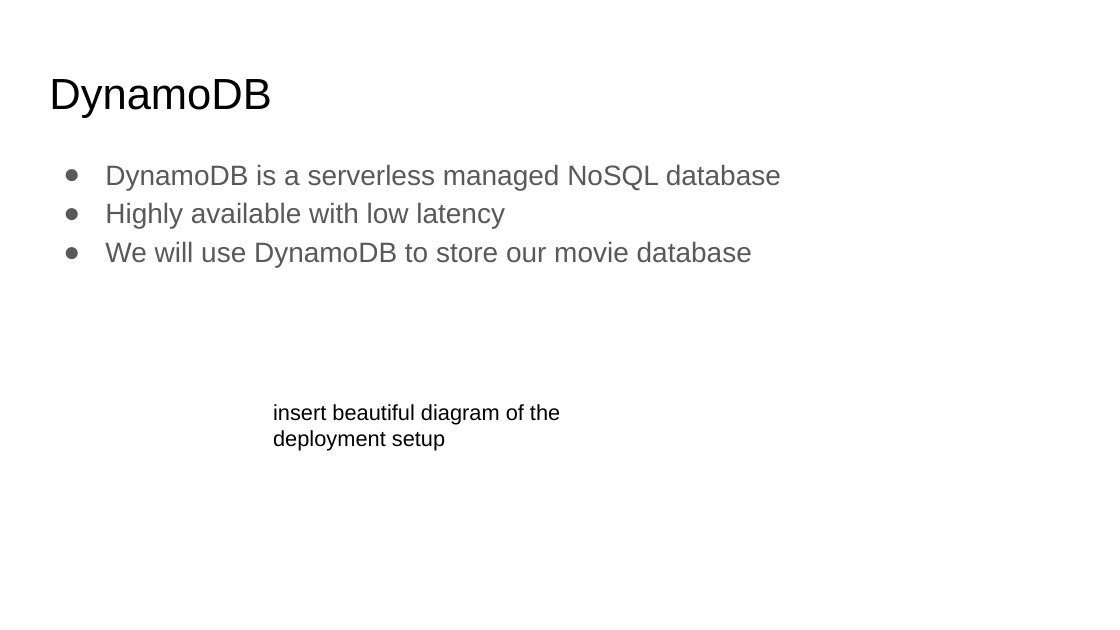
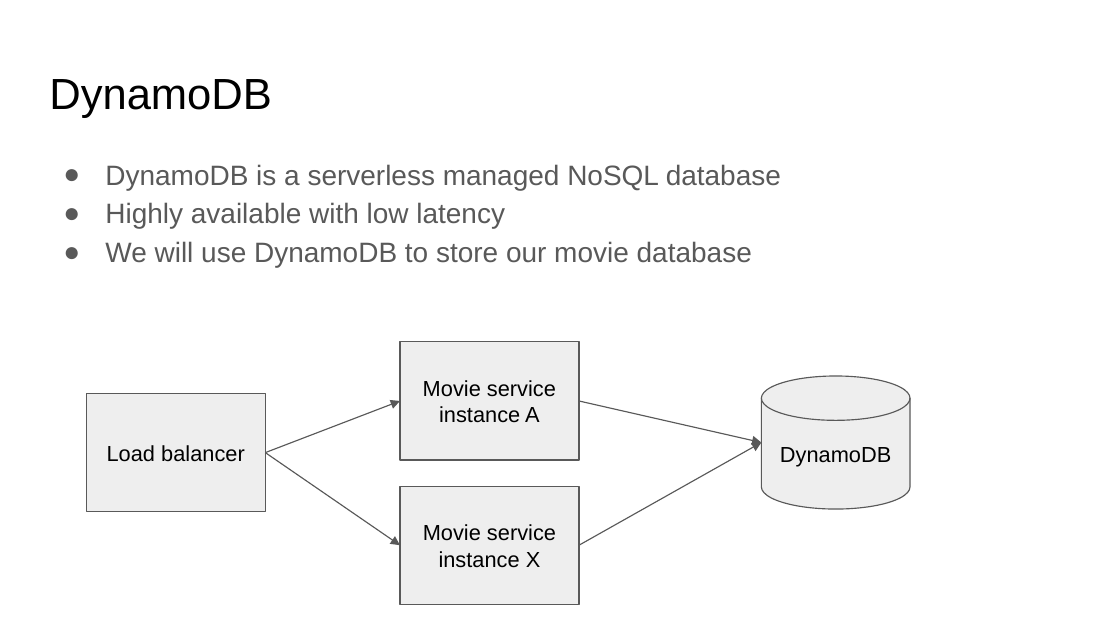
Before and after one commit to AndreasBrommund/cloud-native, a slide deck: slide 5 of slides/chapter09.pptx. Drawn at 1120x630 pixels with LibreOffice and Linux fonts; fonts in the diff are those of the drawing. Boxes give left, top, right and bottom in pixels: in the first picture for what was removed or moved away, otherwise in the second. Text is boxed around its words. In the diff, an @@ line names an element or a change of style, - is before the commit and + after.

Commit message:
Updated chapter nine with deployment diagramm

```diff
--- a/slides/chapter09.pptx
+++ b/slides/chapter09.pptx
@@ rectangle added at (x1=400, y1=342, x2=579, y2=460), fill #EEEEEE, outline #595959 0.75 pt, 14 pt, text #000000 @@
+Movie service
+instance A
@@ cylinder added at (x1=762, y1=376, x2=911, y2=510), fill #EEEEEE, outline #595959 0.75 pt, 14 pt, text #000000 @@
+DynamoDB
@@ rectangle added at (x1=86, y1=393, x2=265, y2=512), fill #EEEEEE, outline #595959 0.75 pt, 14 pt, text #000000 @@
+Load balancer
@@ arrow added from (265, 452) to (400, 401), #595959 0.75 pt @@
@@ text removed at (x1=273, y1=404, x2=560, y2=451) @@
-insert beautiful diagram of the deployment setup
@@ arrow added from (579, 401) to (762, 442), #595959 0.75 pt @@
@@ arrow added from (579, 545) to (762, 442), #595959 0.75 pt @@
@@ arrow added from (265, 452) to (400, 545), #595959 0.75 pt @@
@@ rectangle added at (x1=400, y1=486, x2=579, y2=605), fill #EEEEEE, outline #595959 0.75 pt, 14 pt, text #000000 @@
+Movie service instance X
```
